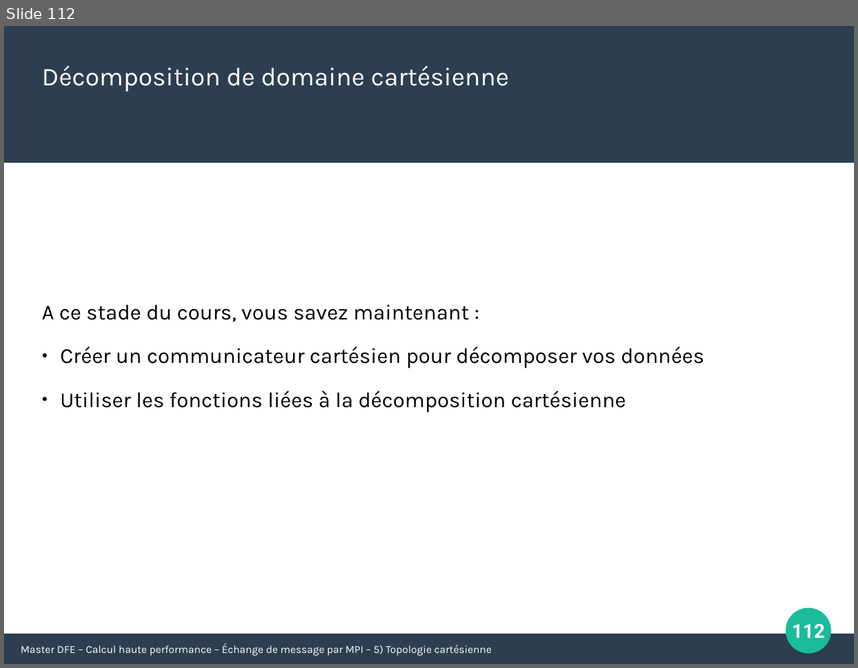
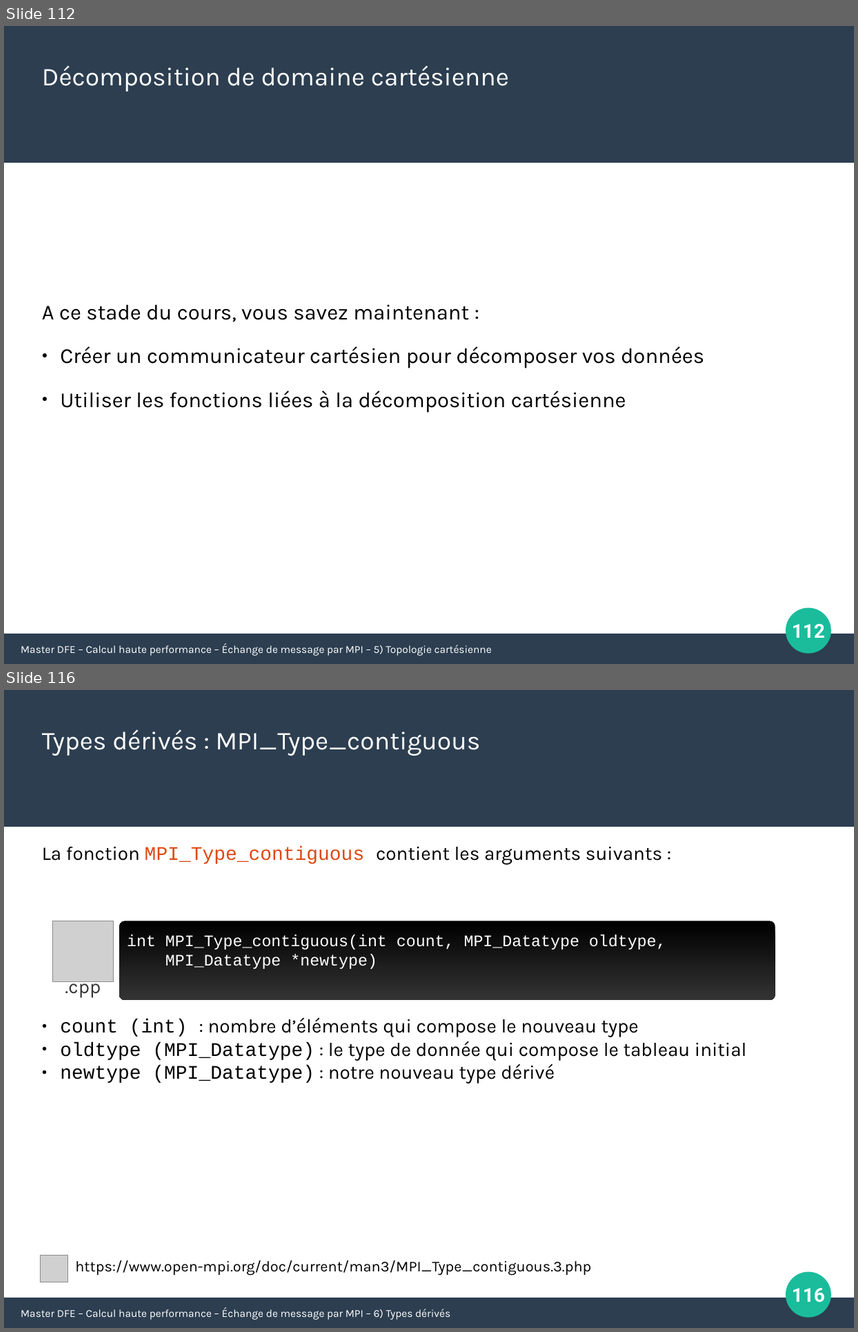
Before and after one commit to Maison-de-la-Simulation/HPC-DFE-Paris-Saclay, a slide deck: support/MPI.odp. Shown one above the other, each under a label of ours: slide 112 before the commit, slides 112 and 116 after it; the slides between them are not shown. The pictures are 858x668 and 858x1332 pixels, drawn with LibreOffice and Linux fonts; fonts in the diff are those of the drawing; grey boxes stand for pictures. Boxes give left, top, right and bottom in pixels: in the first picture for what was removed or moved away, otherwise in the second. Text is boxed around its words. In the diff, an @@ line names an element or a change of style, - is before the commit and + after.

```diff
--- a/support/MPI.odp
+++ b/support/MPI.odp
@@ slide 116 added at (4,690,854,1328), background #FFFFFF; not listed: 3 template elements that a slide beside it also shows @@
@@ text added at (42,729,481,756), 24 pt, text #FFFFFF @@
+Types dérivés : MPI_Type_contiguous
@@ text added at (42,846,662,864), 18 pt, text #000000 @@
+La fonction MPI_Type_contiguous contient les arguments suivants :
@@ picture added at (52,920,114,982) @@
@@ rounded rectangle added at (120,920,775,999), fill gradient #000000 to #333333 @@
@@ text added at (127,935,666,969), 15 pt, text #FFFFFF @@
+int MPI_Type_contiguous(int count, MPI_Datatype oldtype,
+MPI_Datatype *newtype)
@@ text added at (65,981,101,998), 18 pt, text #333333 @@
+.cpp
@@ text added at (60,1017,747,1083), 18 pt, text #000000 @@
+● count (int) : nombre d’éléments qui compose le nouveau type
+● oldtype (MPI_Datatype) : le type de donnée qui compose le tableau initial
+● newtype (MPI_Datatype) : notre nouveau type dérivé
@@ picture added at (41,1254,67,1281) @@
@@ text added at (75,1260,591,1275), 14 pt, text #000000 @@
+https://www.open-mpi.org/doc/current/man3/MPI_Type_contiguous.3.php
@@ page number added at (792,1288,825,1302), 18 pt, text #FFFFFF, bold @@
+116
@@ text added at (21,1308,450,1319), 10 pt, text #FFFFFF @@
+Master DFE – Calcul haute performance – Échange de message par MPI – 6) Types dérivés
```
Also in this commit, not shown: 8 other slides added, 2 other files.
